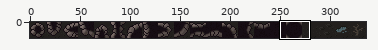
Sprite sheet, stored at assets/img/tiles.png. Above, an overview of the earlier version with the close-up marked.
Close-up. The starting point:
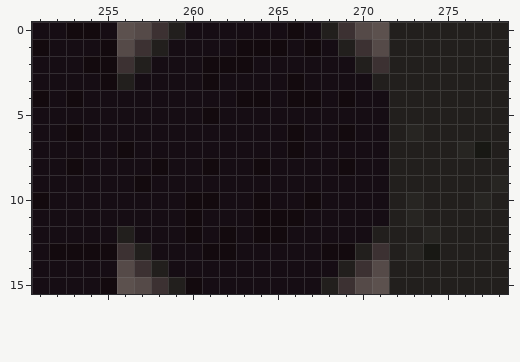
The file is 336x16 pixels. Colours within 5 levels of each other are drawn and written as one. Shown: x 251..278, y 0..15.
After:
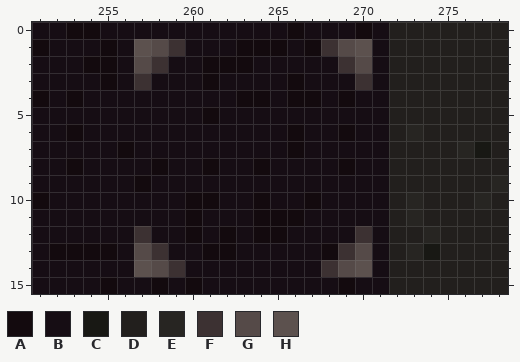
Palette (. is transparent): A #130a0e  B #160d14  C #181814  D #221f1d  E #272522  F #3c3132  G #554a48  H #5c514e
Edits made:
y 0: x 256..259 HGFD -> BBBB; x 268..271 DFGH -> BBAB
y 1: x 256..259 GFDB -> BHGF; x 268..271 BDFG -> FGHB
y 2: x 256..258 FDB -> BGF; x 269..271 BDF -> FGB
y 3: x 256..257 DB -> BF; x 270..271 BD -> FB
y 12: x 256..257 DB -> BF; x 270..271 BD -> FB
y 13: x 256..258 FDB -> BGF; x 269..271 ADF -> FGB
y 14: x 256..259 GFDB -> BHGF; x 268..271 BDFG -> FGHB
y 15: x 256..259 HGFD -> BBAB; x 268..271 DFGH -> BABB
Pixel boxes of the changes (left, top, right, bottom) in both close-ups:
changed: (117, 22, 185, 90)
changed: (321, 22, 389, 90)
changed: (117, 226, 185, 294)
changed: (321, 226, 389, 294)
